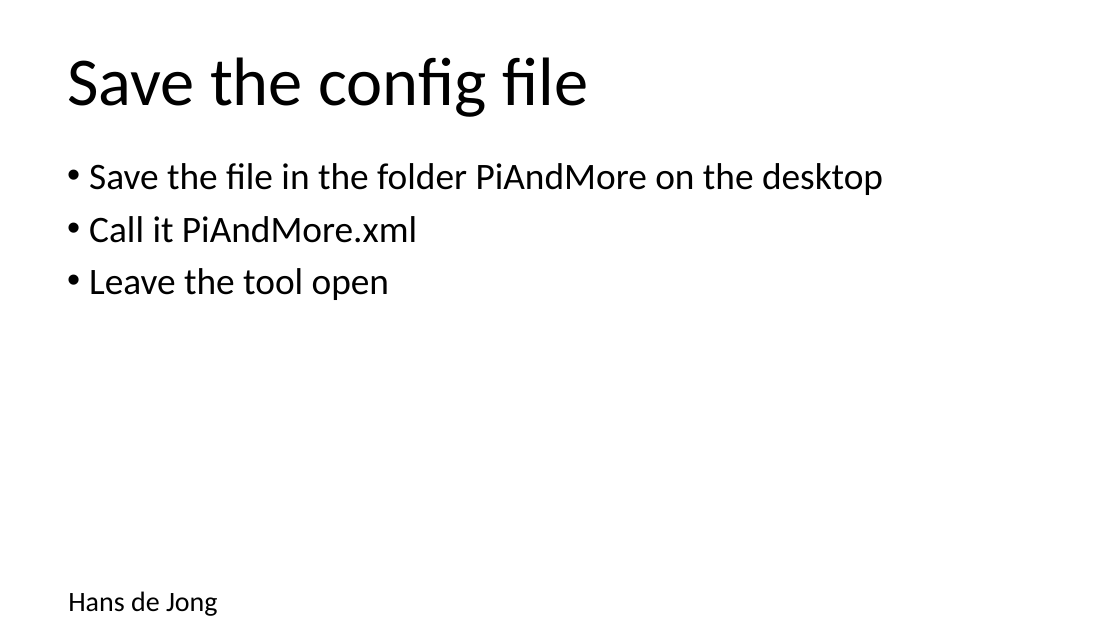
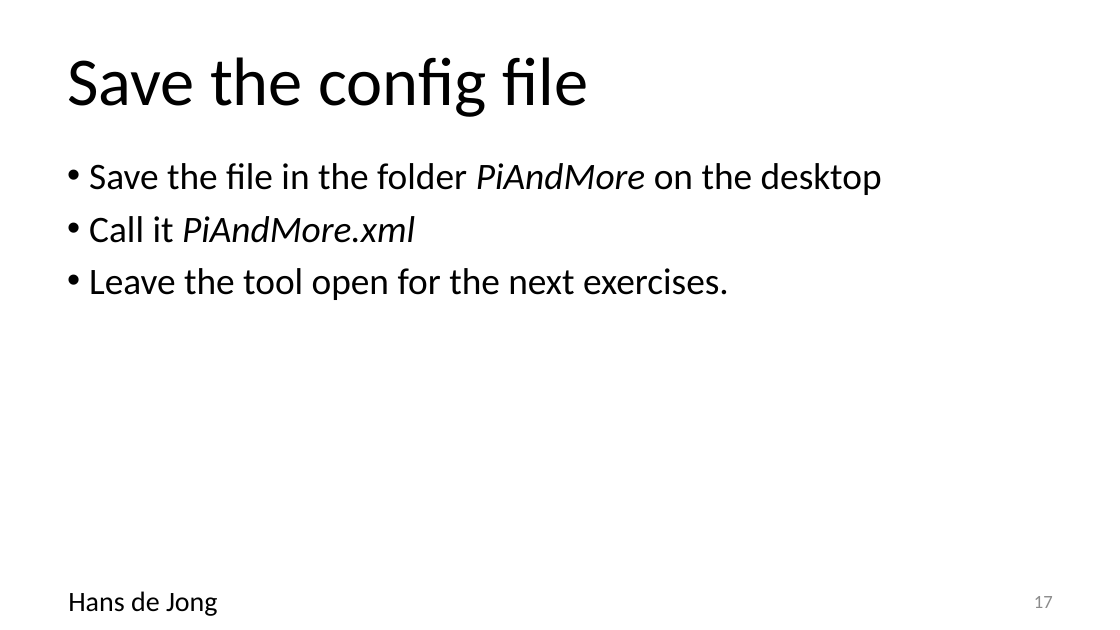
Before and after one commit to hansdejongehv/Weekendschool-PiAndMore, a slide deck: slide 17 of PiAndMore/Part-1--Breadboard/PiAndMore workshop physical computing with Arduino - part 1 - Beginners and Advanced.v0.3.pptx. Drawn at 1120x630 pixels with LibreOffice and Linux fonts; fonts in the diff are those of the drawing; background and template pictures are left out. Boxes give left, top, right and bottom in pixels: in the first picture for what was removed or moved away, otherwise in the second. Text is boxed around its words. In the diff, an @@ line names an element or a change of style, - is before the commit and + after.

```diff
--- a/PiAndMore/Part-1--Breadboard/PiAndMore workshop physical computing with Arduino - part 1 - Beginners and Advanced.v0.3.pptx
+++ b/PiAndMore/Part-1--Breadboard/PiAndMore workshop physical computing with Arduino - part 1 - Beginners and Advanced.v0.3.pptx
@@ text at [89,163,882,243]: italic on in "PiAndMore", "PiAndMore.xml" @@
@@ text at [89,268,729,300]: text changed @@
-• Leave the tool open
+• Leave the tool open for the next exercises.
@@ page number added at [1034,596,1053,608], 12 pt, text #8C8C8C @@
+17
```
Also in this commit, not shown: 40 other slides changed, 12 slides added, 3 slides removed, 1 other file.
